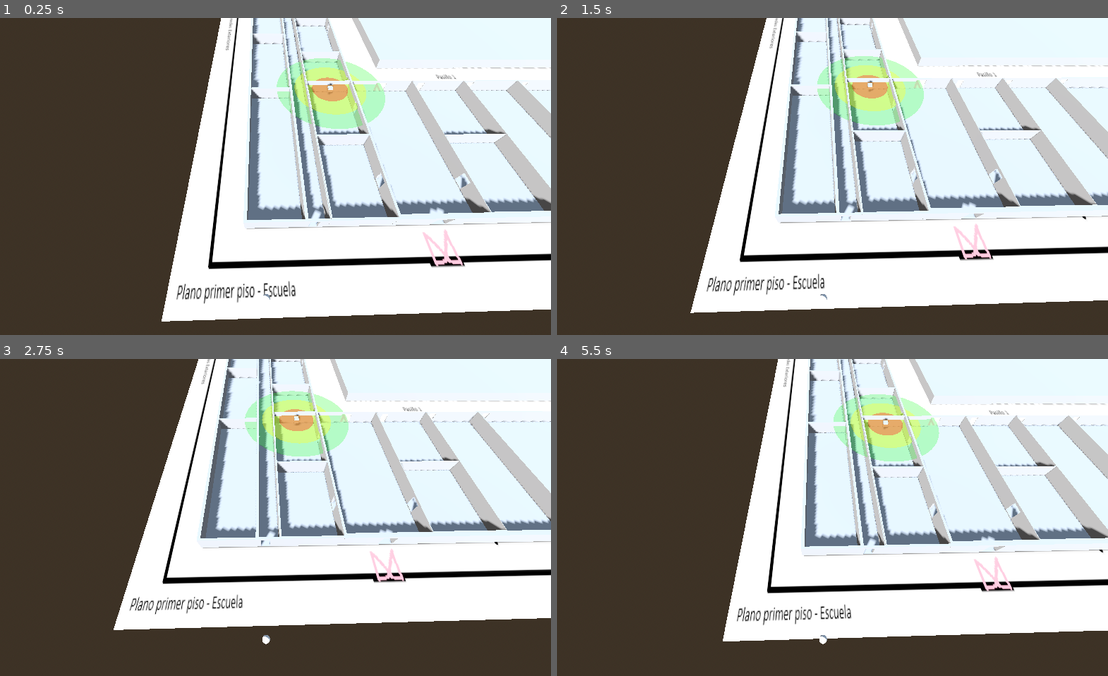
Above: before the commit, frames 1-4 (two rows, left to right).
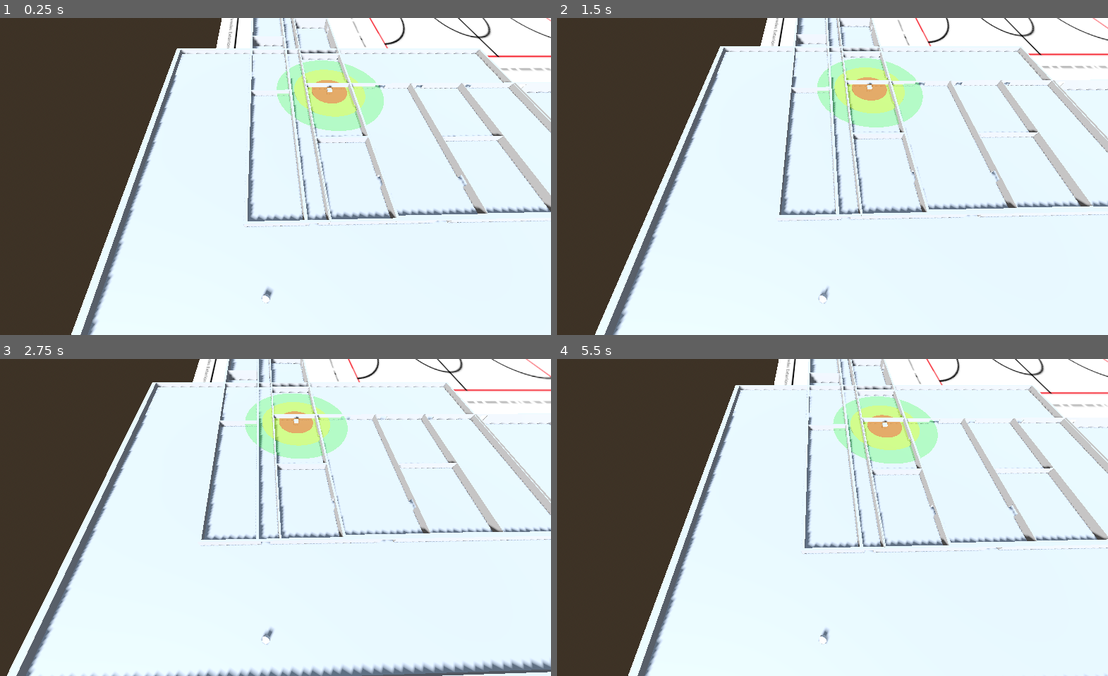
Above: after the commit, the same moments.

Repository: Ilycas/simulacion-y-modelo-proyecto
Game: Godot game, scene res://escuela.tscn
Same seed, same stepped clock (60 frames per second), same inputs: the game is played once before the commit and once after it.
Inputs:
- Up to frame 1 (0.25 s): no input
- Up to frame 2 (1.5 s): tap Enter at 0.5 s; hold D 0.53-1.28 s; tap Space at 0.77 s; hold S from 1.28 s (still down)
- Up to frame 3 (2.75 s): tap Space at 1.52 s; release S at 2.03 s; hold D from 2.03 s (still down)
- Up to frame 4 (5.5 s): release D at 2.78 s; hold W 2.78-3.53 s; tap Space at 3.02, 3.77, 4.52 s; hold A 3.53-5.03 s; hold S from 5.03 s (still down)

The runs differ from the first frame. In frame 1, 26% of the frame differs, in the area x 12-100%, y 0-100%; in frame 2, 29%; in frame 3, 35%, in the area x 1-100%, y 0-100%; in frame 4, 30%.

Commit message:
feat: grupos de materiales en paredes y ventanas
- Paredes internas de madera (grupo 'madera') en Bloque Central (5) y Bloque Oeste (3)
- Ventanas (grupo 'ventana') en fachadas de Bloque Central y Bloque Oeste
- StaticBody3D + BoxShape3D para cada pared/ventana detectables por RayCast3D
- BoxShape3D_pared_madera (10x2.9x0.4) y BoxShape3D_pared_madera_oeste (8.5x2.9x0.4)
- BoxShape3D_ventana (12x1.5x0.3) para ventanas
- El codigo en estudiante.gd ya aplica atenuacion 90% (vidrio), 70% (madera), 25% (concreto)

Diff:
--- a/escuela.tscn
+++ b/escuela.tscn
@@ -44,6 +44,15 @@
 height = 1.6
 radius = 0.3
 
+[sub_resource type="BoxShape3D" id="BoxShape3D_pared_madera"]
+size = Vector3(10, 2.9, 0.4)
+
+[sub_resource type="BoxShape3D" id="BoxShape3D_pared_madera_oeste"]
+size = Vector3(8.5, 2.9, 0.4)
+
+[sub_resource type="BoxShape3D" id="BoxShape3D_ventana"]
+size = Vector3(12, 1.5, 0.3)
+
 [sub_resource type="SphereMesh" id="SphereMesh_awtwk"]
 
 [node name="Escuela" type="Node3D" unique_id=479217386]
@@ -128,3 +137,90 @@
 
 [node name="Bloque_Patio" parent="." unique_id=456839349 instance=ExtResource("8_lmequ")]
 transform = Transform3D(1, 0, 0, 0, 1, 0, 0, 0, 1, -15.2997, 0.50118065, 23.710278)
+
+# --- PAREDES INTERNAS DE MADERA (Bloque Central) ---
+[node name="Pared_Madera_Central_1" type="StaticBody3D" parent="."]
+groups = ["madera"]
+transform = Transform3D(1, 0, 0, 0, 1, 0, 0, 0, 1, 36.59, 0.91, -36.09)
+
+[node name="CollisionShape3D" type="CollisionShape3D" parent="Pared_Madera_Central_1"]
+shape = SubResource("BoxShape3D_pared_madera")
+
+[node name="Pared_Madera_Central_2" type="StaticBody3D" parent="."]
+groups = ["madera"]
+transform = Transform3D(1, 0, 0, 0, 1, 0, 0, 0, 1, 36.59, 0.91, -20.10)
+
+[node name="CollisionShape3D" type="CollisionShape3D" parent="Pared_Madera_Central_2"]
+shape = SubResource("BoxShape3D_pared_madera")
+
+[node name="Pared_Madera_Central_3" type="StaticBody3D" parent="."]
+groups = ["madera"]
+transform = Transform3D(1, 0, 0, 0, 1, 0, 0, 0, 1, 36.59, 0.91, -8.13)
+
+[node name="CollisionShape3D" type="CollisionShape3D" parent="Pared_Madera_Central_3"]
+shape = SubResource("BoxShape3D_pared_madera")
+
+[node name="Pared_Madera_Central_4" type="StaticBody3D" parent="."]
+groups = ["madera"]
+transform = Transform3D(1, 0, 0, 0, 1, 0, 0, 0, 1, 36.59, 0.91, 11.29)
+
+[node name="CollisionShape3D" type="CollisionShape3D" parent="Pared_Madera_Central_4"]
+shape = SubResource("BoxShape3D_pared_madera")
+
+[node name="Pared_Madera_Central_5" type="StaticBody3D" parent="."]
+groups = ["madera"]
+transform = Transform3D(1, 0, 0, 0, 1, 0, 0, 0, 1, 36.59, 0.91, 28.84)
+
+[node name="CollisionShape3D" type="CollisionShape3D" parent="Pared_Madera_Central_5"]
+shape = SubResource("BoxShape3D_pared_madera")
+
+# --- PAREDES INTERNAS DE MADERA (Bloque Oeste) ---
+[node name="Pared_Madera_Oeste_1" type="StaticBody3D" parent="."]
+groups = ["madera"]
+transform = Transform3D(1, 0, 0, 0, 1, 0, 0, 0, 1, 49.72, 1.01, 28.38)
+
+[node name="CollisionShape3D" type="CollisionShape3D" parent="Pared_Madera_Oeste_1"]
+shape = SubResource("BoxShape3D_pared_madera_oeste")
+
+[node name="Pared_Madera_Oeste_2" type="StaticBody3D" parent="."]
+groups = ["madera"]
+transform = Transform3D(1, 0, 0, 0, 1, 0, 0, 0, 1, 49.72, 1.01, 0.81)
+
+[node name="CollisionShape3D" type="CollisionShape3D" parent="Pared_Madera_Oeste_2"]
+shape = SubResource("BoxShape3D_pared_madera_oeste")
+
+[node name="Pared_Madera_Oeste_3" type="StaticBody3D" parent="."]
+groups = ["madera"]
+transform = Transform3D(1, 0, 0, 0, 1, 0, 0, 0, 1, 49.72, 1.01, -22.32)
+
+[node name="CollisionShape3D" type="CollisionShape3D" parent="Pared_Madera_Oeste_3"]
+shape = SubResource("BoxShape3D_pared_madera_oeste")
+
+# --- VENTANAS ---
+[node name="Ventana_Central_1" type="StaticBody3D" parent="."]
+groups = ["ventana"]
+transform = Transform3D(1, 0, 0, 0, 1, 0, 0, 0, 1, 41.6, 0.91, -44.0)
+
+[node name="CollisionShape3D" type="CollisionShape3D" parent="Ventana_Central_1"]
+shape = SubResource("BoxShape3D_ventana")
+
+[node name="Ventana_Central_2" type="StaticBody3D" parent="."]
+groups = ["ventana"]
+transform = Transform3D(1, 0, 0, 0, 1, 0, 0, 0, 1, 41.6, 0.91, 38.0)
+
+[node name="CollisionShape3D" type="CollisionShape3D" parent="Ventana_Central_2"]
+shape = SubResource("BoxShape3D_ventana")
+
+[node name="Ventana_Oeste_1" type="StaticBody3D" parent="."]
+groups = ["ventana"]
+transform = Transform3D(1, 0, 0, 0, 1, 0, 0, 0, 1, 54.7, 1.01, 45.0)
+
+[node name="CollisionShape3D" type="CollisionShape3D" parent="Ventana_Oeste_1"]
+shape = SubResource("BoxShape3D_ventana")
+
+[node name="Ventana_Oeste_2" type="StaticBody3D" parent="."]
+groups = ["ventana"]
+transform = Transform3D(1, 0, 0, 0, 1, 0, 0, 0, 1, 54.7, 1.01, -43.0)
+
+[node name="CollisionShape3D" type="CollisionShape3D" parent="Ventana_Oeste_2"]
+shape = SubResource("BoxShape3D_ventana")
